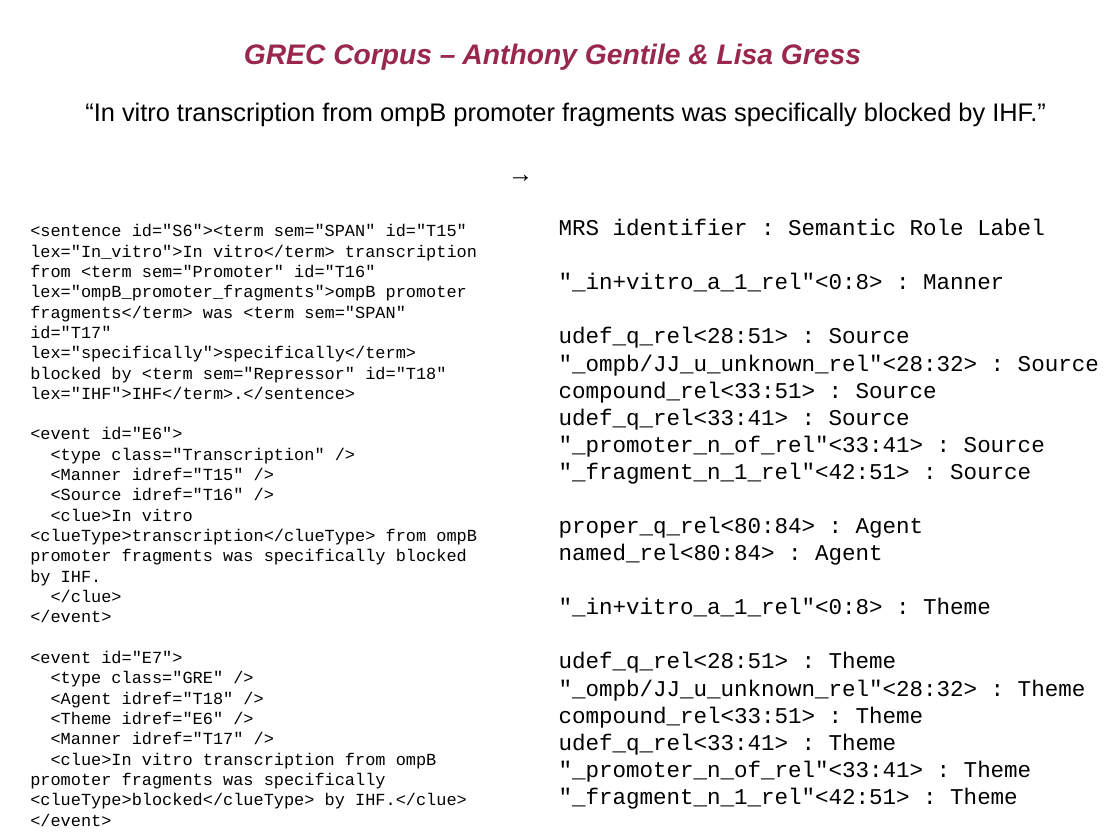
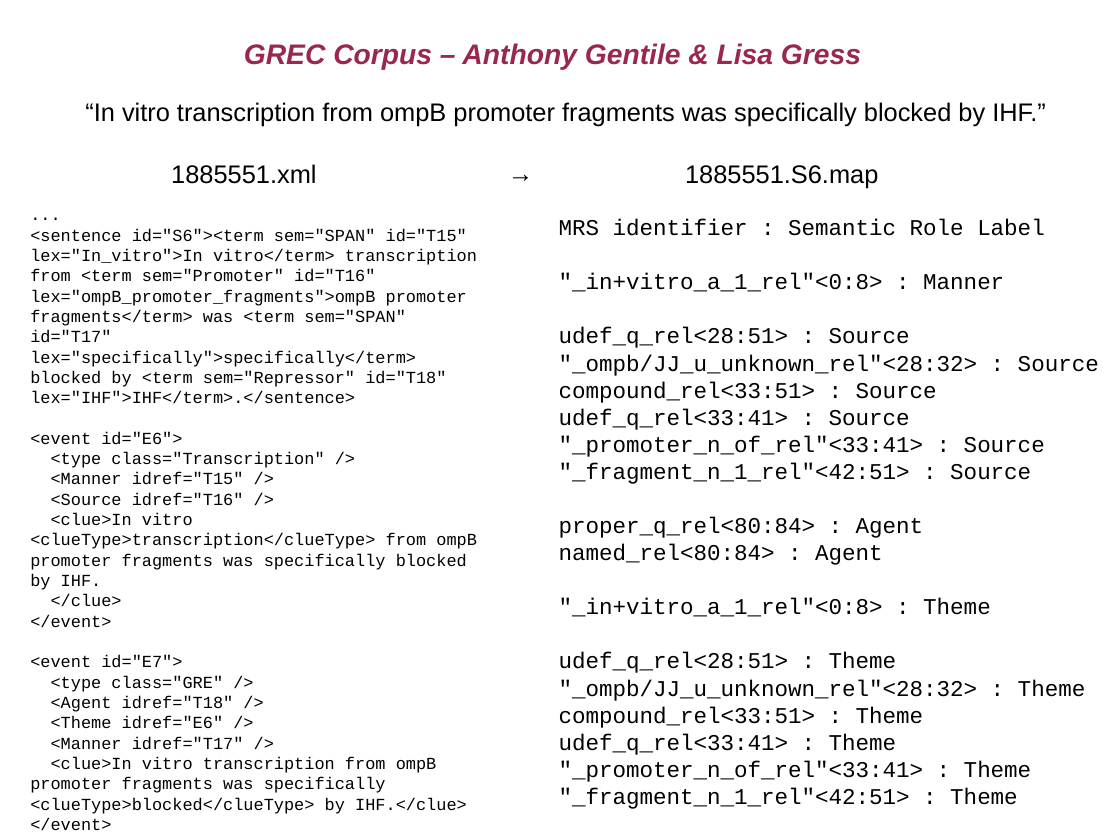
Before and after one commit to agentile/GREC-MRS, a slide deck: slide 1 of evaluation_plan/evaluation_plan.odp. Drawn at 1120x840 pixels with LibreOffice and Linux fonts; fonts in the diff are those of the drawing. Boxes give left, top, right and bottom in pixels: in the first picture for what was removed or moved away, otherwise in the second. Text is boxed around its words. In the diff, an @@ line names an element or a change of style, - is before the commit and + after.

Commit message:
tweaking slide

```diff
--- a/evaluation_plan/evaluation_plan.odp
+++ b/evaluation_plan/evaluation_plan.odp
@@ text added at (x1=171, y1=164, x2=316, y2=184), 18 pt, text #000000 @@
+1885551.xml
@@ text added at (x1=685, y1=165, x2=878, y2=189), 18 pt, text #000000 @@
+1885551.S6.map
@@ text at (x1=30, y1=228, x2=477, y2=830): paragraph added @@
+...
@@ text at (x1=30, y1=228, x2=477, y2=830): paragraph added @@
+...
```
Also in this commit, not shown: 2 other files.
